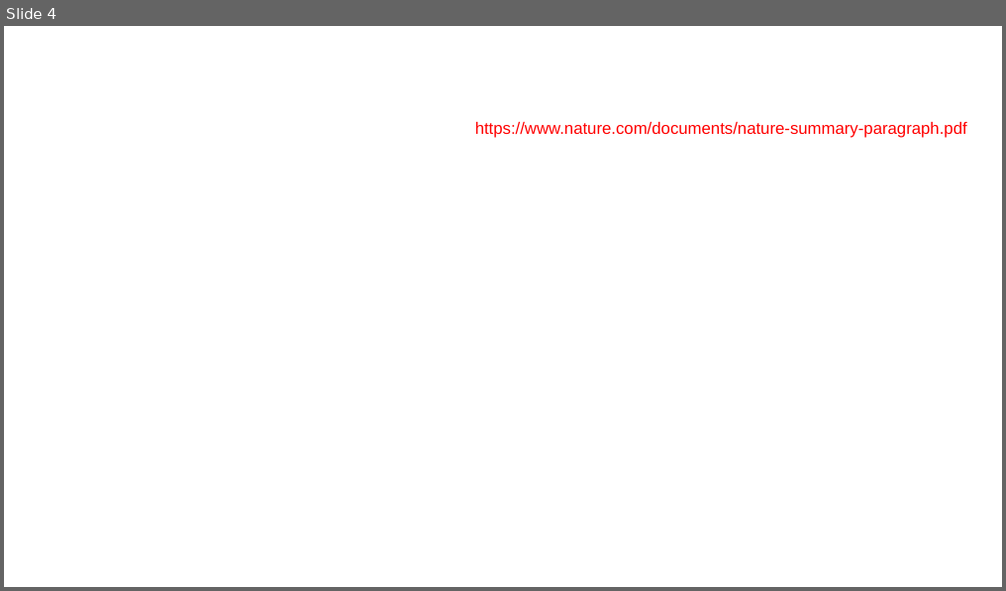
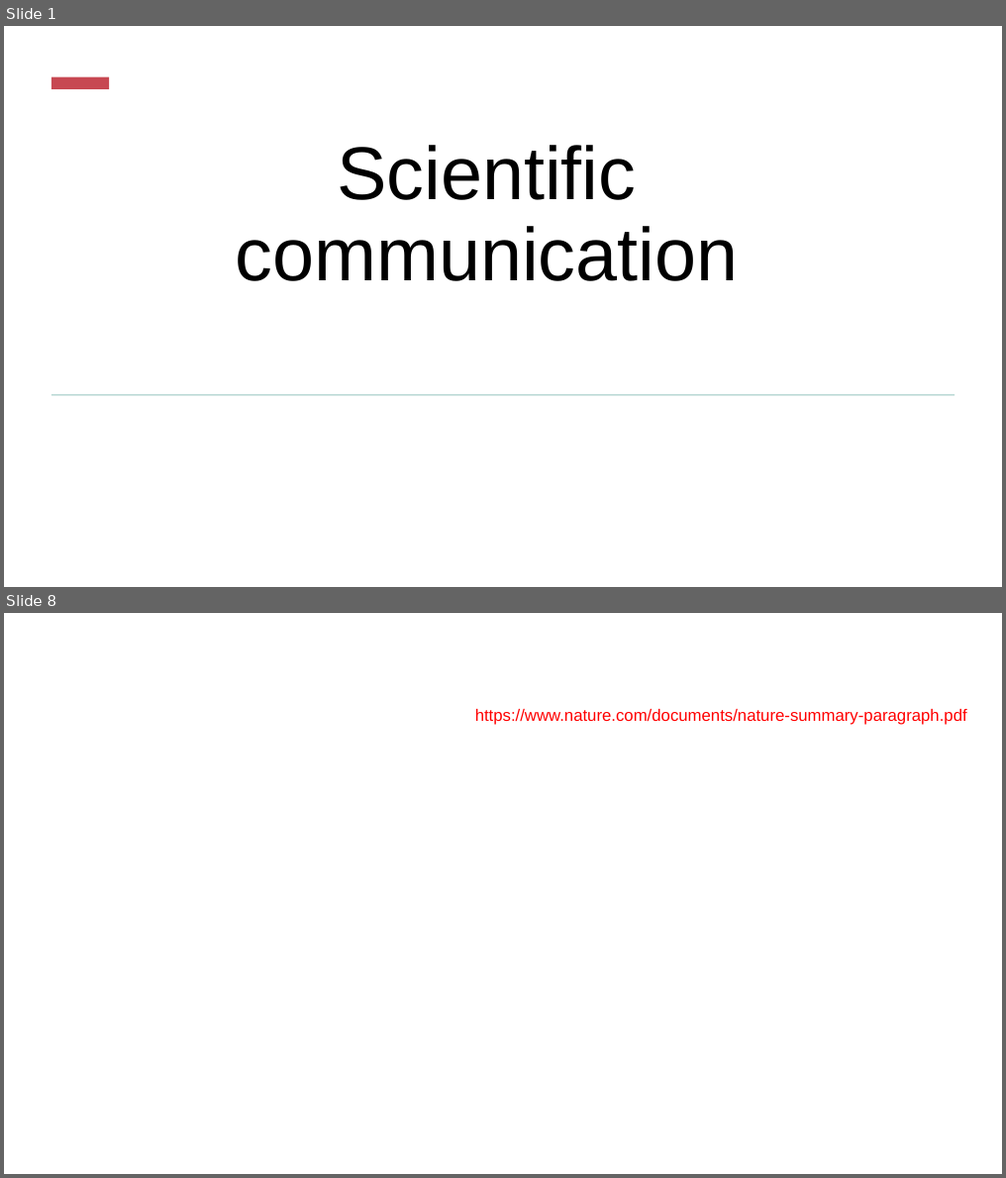
Before and after one commit to nslavov/SlavovLab, a slide deck: teaching/NS_2.pptx. Shown one above the other, each under a label of ours: slide 4 before the commit, slides 1 and 8 after it; the slides between them are not shown. The pictures are 1006x591 and 1006x1178 pixels, drawn with LibreOffice and Linux fonts; fonts in the diff are those of the drawing; background and template pictures are left out. Boxes give left, top, right and bottom in pixels: in the first picture for what was removed or moved away, otherwise in the second. Text is boxed around its words. In the diff, an @@ line names an element or a change of style, - is before the commit and + after.

```diff
--- a/teaching/NS_2.pptx
+++ b/teaching/NS_2.pptx
@@ slide 1 added at (4,26,1002,587), background #FFFFFF @@
@@ rectangle added at (52,77,109,89), fill #C74852 @@
@@ title added at (235,145,738,281), 72 pt, text #000000 @@
+Scientific communication
@@ rectangle added at (52,394,954,396), fill #BDDBD7 @@
@@ what was slide 4 is now slide 8 @@
```
Also in this commit, not shown: 1 slide changed, 8 other slides added, 1 slide removed.
